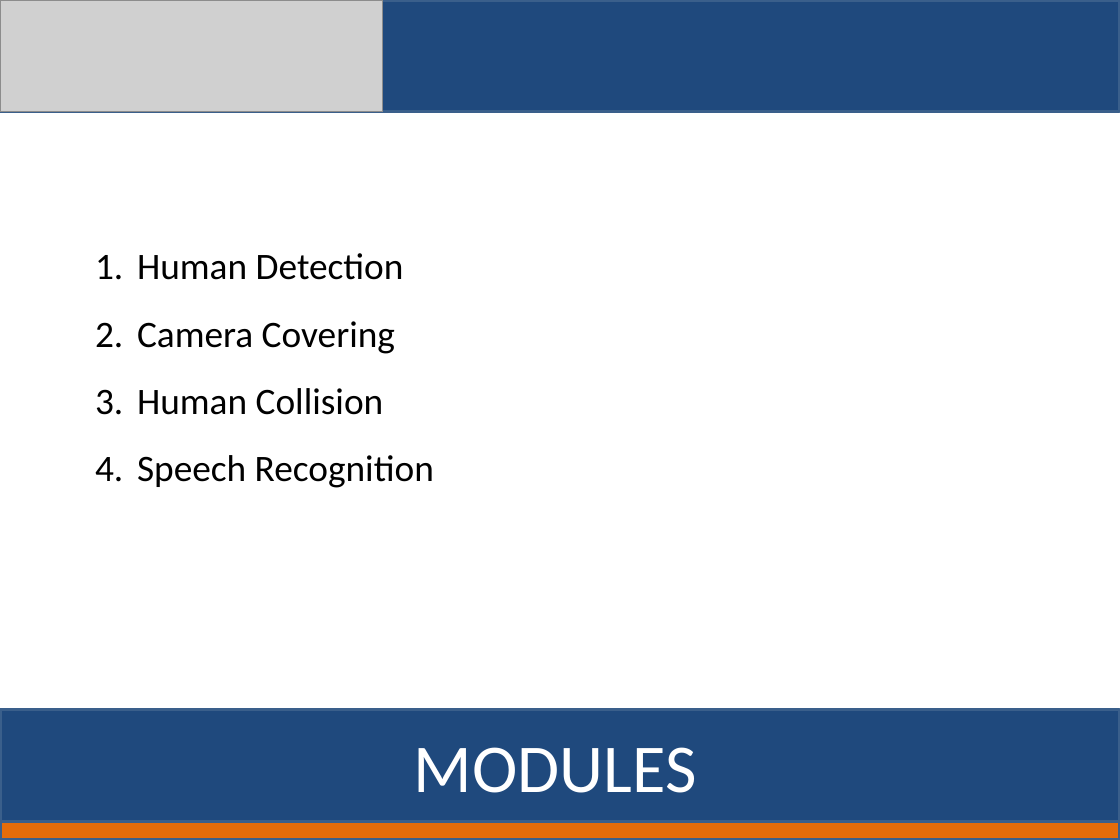
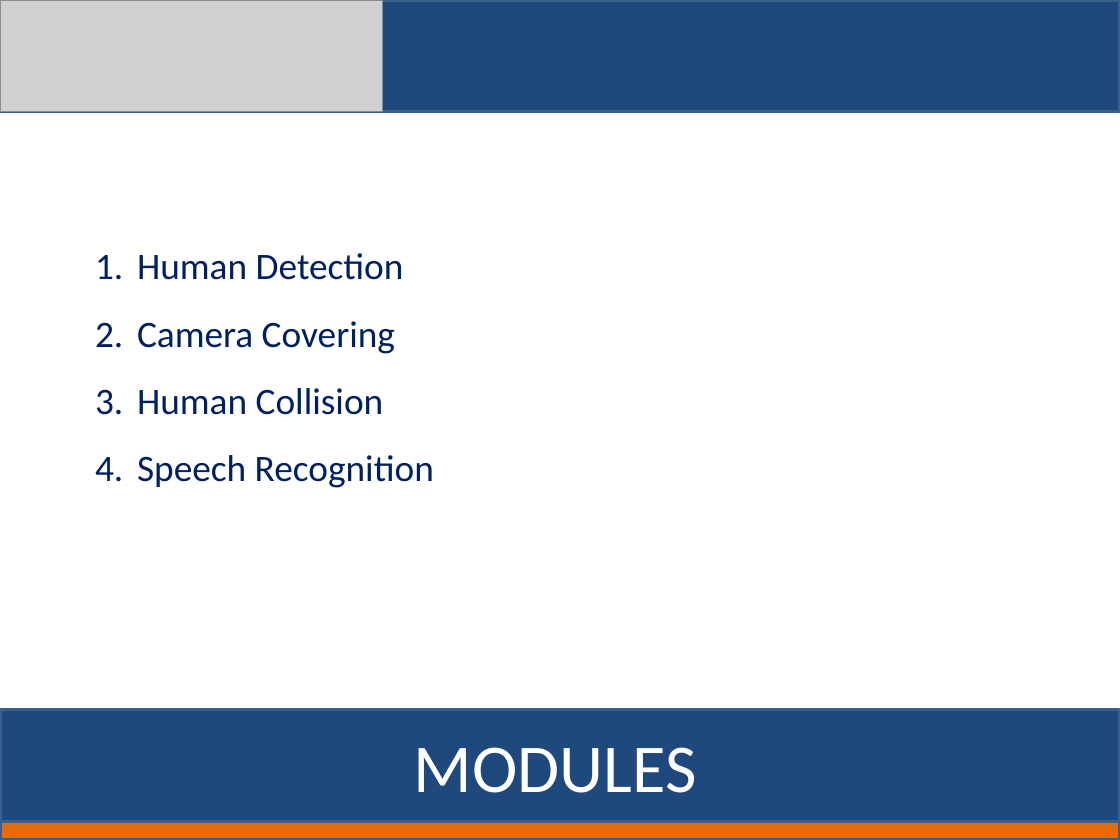
Before and after one commit to baranitharan2020/Third-eye, a slide deck: slide 12 of First Review.pptx (slide 10 before the commit). Drawn at 1120x840 pixels with LibreOffice and Linux fonts; fonts in the diff are those of the drawing; grey boxes stand for pictures. Boxes give left, top, right and bottom in pixels: in the first picture for what was removed or moved away, otherwise in the second. Text is boxed around its words. In the diff, an @@ line names an element or a change of style, - is before the commit and + after.

```diff
--- a/First Review.pptx
+++ b/First Review.pptx
@@ text "Human Detection" at [137, 253, 434, 488]: text colour #000000 to #002060 @@
```
Also in this commit, not shown: 5 other slides changed, 6 slides added, 1 slide removed.
